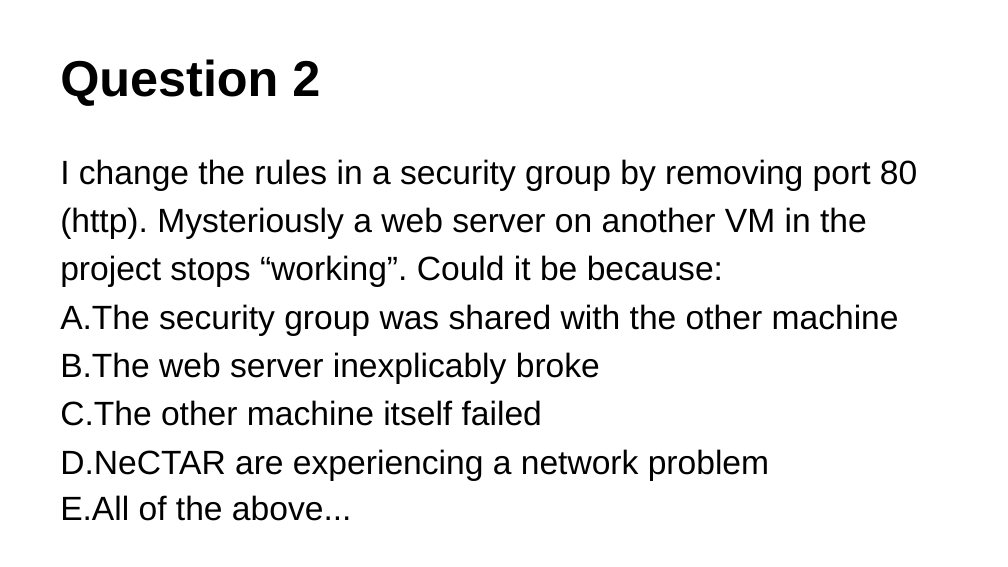
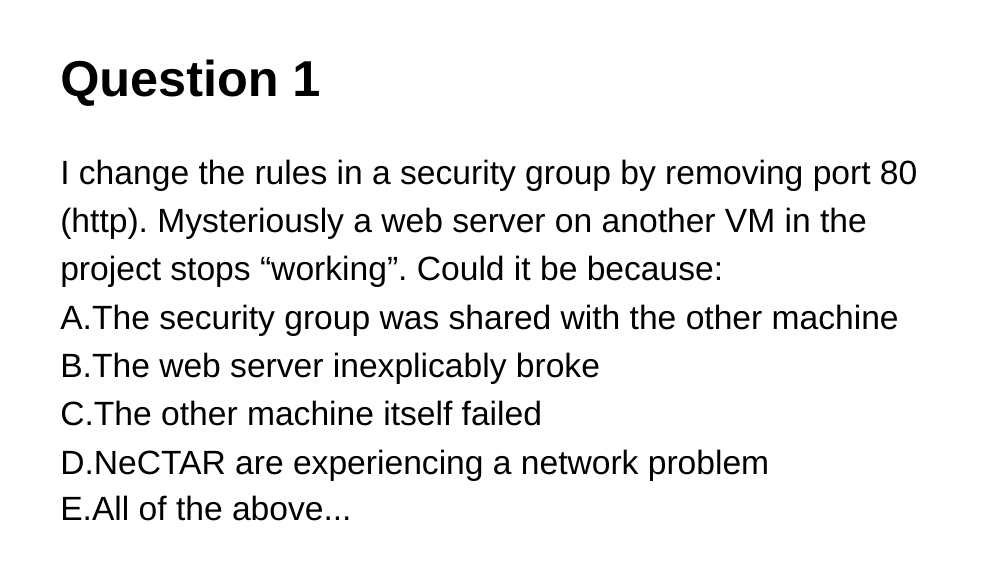
Before and after one commit to resbaz/nectar-cloud-lessons, a slide deck: slide 2 of Lessons/Lesson_II/Lesson_II_Questions.pptx. Drawn at 1008x567 pixels with LibreOffice and Linux fonts; fonts in the diff are those of the drawing. Boxes give left, top, right and bottom in pixels: in the first picture for what was removed or moved away, otherwise in the second. Text is boxed around its words. In the diff, an @@ line names an element or a change of style, - is before the commit and + after.

```diff
--- a/Lessons/Lesson_II/Lesson_II_Questions.pptx
+++ b/Lessons/Lesson_II/Lesson_II_Questions.pptx
@@ text at box(60, 59, 320, 106): text changed @@
-Question 2
+Question 1
```
Also in this commit, not shown: 2 other files.
